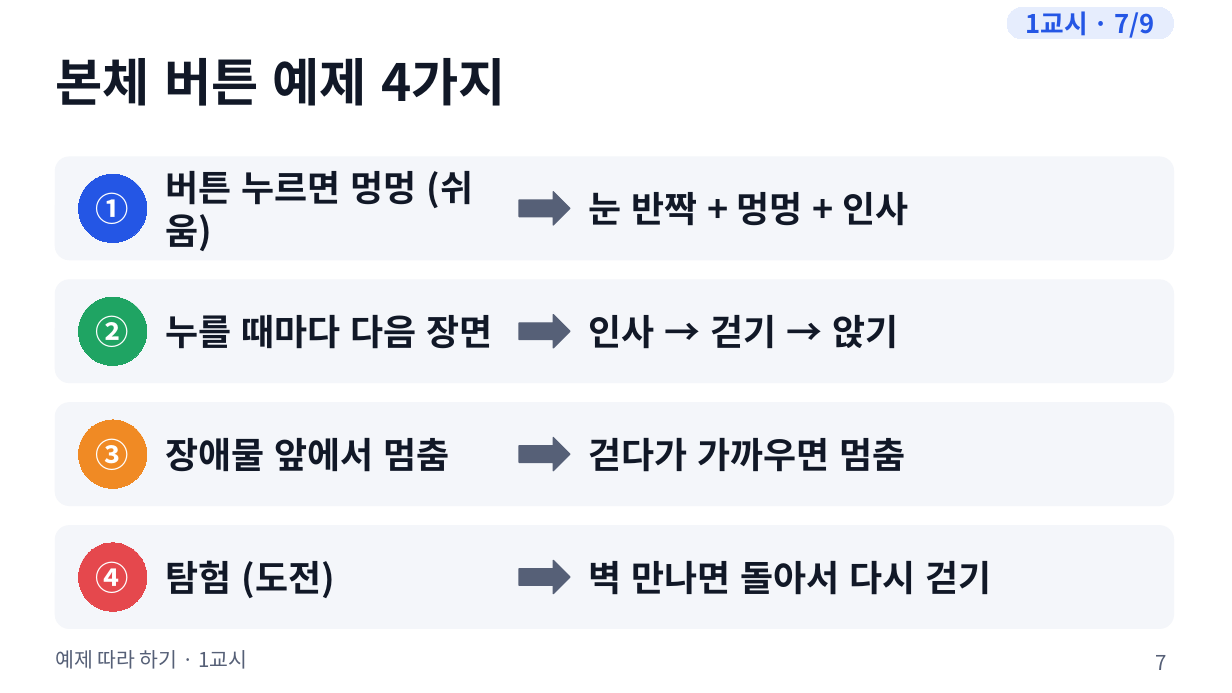
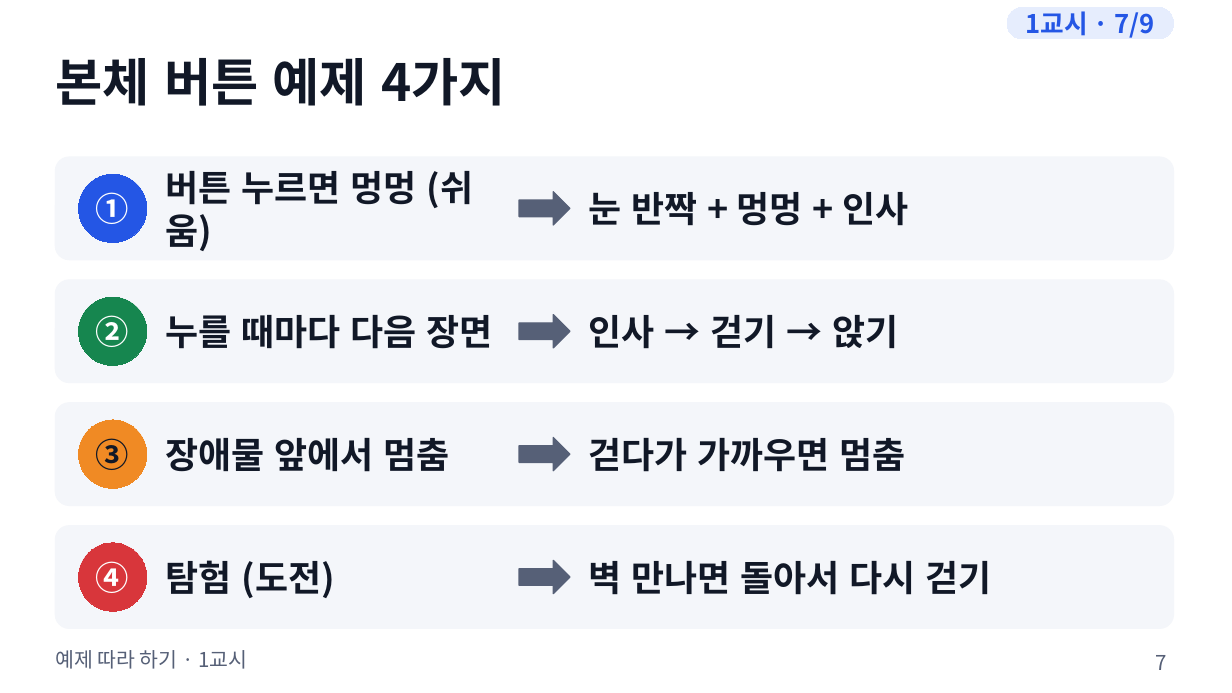
Before and after one commit to boundaryx01-uniquelife/microbit, a slide deck: slide 7 of bridge/docs/materials/예제_따라하기/예제_수업슬라이드.pptx. Drawn at 1232x693 pixels with LibreOffice and Linux fonts; fonts in the diff are those of the drawing. Boxes give left, top, right and bottom in pixels: in the first picture for what was removed or moved away, otherwise in the second. Text is boxed around its words. In the diff, an @@ line names an element or a change of style, - is before the commit and + after.

```diff
--- a/bridge/docs/materials/예제_따라하기/예제_수업슬라이드.pptx
+++ b/bridge/docs/materials/예제_따라하기/예제_수업슬라이드.pptx
@@ ellipse "②" at [79,297,147,365]: fill #1FA463 to #16864F; outline #1FA463 0.75 pt to #16864F 0.75 pt @@
@@ ellipse "③" at [79,420,147,488]: text colour #FFFFFF to #111827 @@
@@ ellipse "④" at [79,543,147,612]: fill #E5484D to #D8363B; outline #E5484D 0.75 pt to #D8363B 0.75 pt @@
```
Also in this commit, not shown: 13 other slides changed, 12 other files.
